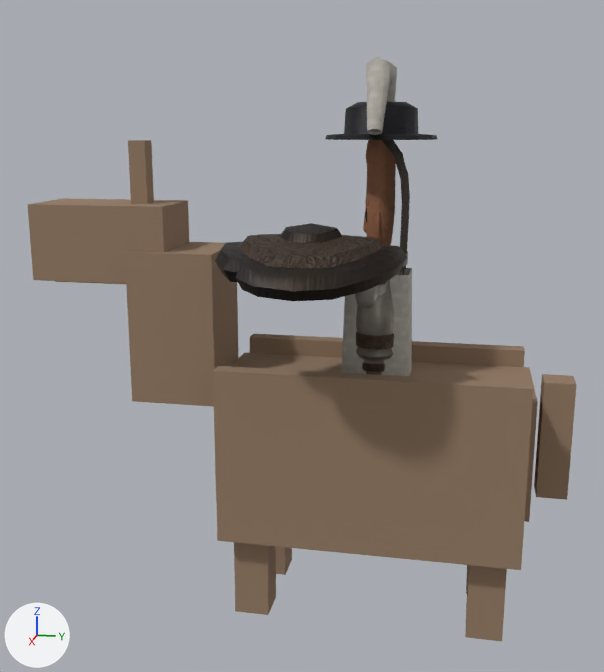
The glTF model csharp/Unciv.Godot/Packs/units/models/unit/Companion Cavalry.glb: old version first, new version second.
Both versions are drawn from a 50 mm lens placed at (1.377, 0.146, 0.826), pointed at (0.034, -0.123, 0.491). The axes (+X, +Y, +Z) are drawn at lower left. The lights are the same throughout. The picture after the commit comes second. Where no turn or scale is listed for an object, it has been applied to the vertices. Vertices at exactly the same position are counted once.

The scene before the commit, as lines of its bpy script (objects in view):
```python
mat_horse = principled_material('Horse')
mat_horse.base_color = (0.3, 0.2, 0.13)  # brown #957c65
mat_horse.roughness = 1.0
me_horse = bpy.data.meshes.new('Horse')
me_horse.from_pydata(...)  # 104 vertices, 156 faces; spans x -0.13..0.13, y -0.59..0.325, z 0.0..0.81
me_horse.materials.append(mat_horse)  # brown #957c65
me_mesh_round_shield = bpy.data.meshes.new('Mesh_Round_Shield')
me_mesh_round_shield.from_pydata(...)  # 151 vertices, 284 faces; spans x -0.142..0.142, y -0.142..0.142, z -0.047..0.06
# faces by material slot: [110, 174]
me_mesh_round_shield.materials.append(mat_leather)
me_mesh_round_shield.materials.append(mat_iron)
me_mesh_skinned = bpy.data.meshes.new('Mesh_skinned')
me_mesh_skinned.from_pydata(...)  # 2517 vertices, 4688 faces; spans x -0.178..0.178, y -0.092..0.089, z 0.0..0.554
# faces by material slot: [2818, 570, 104, 824, 132, 80, 160]
me_mesh_skinned.materials.append(mat_bronze)
me_mesh_skinned.materials.append(mat_leather)
me_mesh_skinned.materials.append(mat_wool)
me_mesh_skinned.materials.append(mat_skin)
me_mesh_skinned.materials.append(mat_dark)
me_mesh_skinned.materials.append(mat_teamcolor)
me_mesh_skinned.materials.append(mat_iron)
ob_horsemesh = bpy.data.objects.new('HorseMesh', me_horse)
ob_horsemesh.location = (0.0, 0.0, 0.0)
ob_round_shield = bpy.data.objects.new('Round_Shield', me_mesh_round_shield)
ob_round_shield.location = (0.164, -0.083, 0.634)
ob_warrior = bpy.data.objects.new('Warrior', me_mesh_skinned)
ob_warrior.location = (0.0, 0.0, 0.38)
# also in view: 'Knight_Cape' at (0.0, 0.025, 0.709)
```
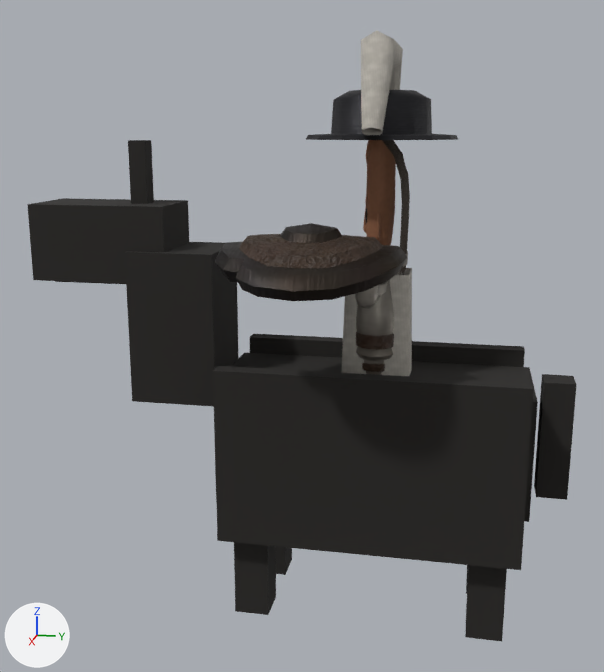
Boxes (x1, y1, x2, y2) around the edits, measured in the pictures (604 x 672 px; the box of a moved part takes in the faces that stretch with it):
'HorseMesh', recoloured (brown to black): (27, 140, 577, 641) in both
'Warrior', reshaped (34% wider, 8% taller): before (325, 57, 438, 376); after (306, 31, 458, 376)
part 1 of me_mesh_skinned, moved or reshaped: before (325, 57, 438, 140); after (306, 31, 458, 140)

The change, as a diff of the scene's bpy script:
```diff
--- a/csharp/Unciv.Godot/Packs/units/models/unit/Companion Cavalry.glb.py
+++ b/csharp/Unciv.Godot/Packs/units/models/unit/Companion Cavalry.glb.py
@@ mat_horse @@
 mat_horse = principled_material('Horse')
-mat_horse.base_color = (0.3, 0.2, 0.13)  # brown #957c65
+mat_horse.base_color = (0.02, 0.018, 0.016)  # black #272422
 mat_horse.roughness = 1.0
@@ me_mesh_skinned @@
 # used by ob_warrior; location = (0.0, 0.0, 0.38)
-me_mesh_skinned.from_pydata(...)  # 2517 vertices, 4688 faces; spans x -0.178..0.178, y -0.092..0.089, z 0.0..0.554
+me_mesh_skinned.from_pydata(...)  # 2517 vertices, 4688 faces; spans x -0.178..0.178, y -0.124..0.121, z 0.0..0.588
+# me_mesh_skinned part 1: 107 of 2517 vertices moved; they spanned x -0.101..0.101, y -0.092..0.089, z 0.433..0.554 and now span x -0.137..0.137, y -0.124..0.121, z 0.433..0.588; mean shift (0.0, 0.0, 0.008); largest move (-0.063, -0.001, 0.554) -> (-0.085, -0.001, 0.588)
 me_mesh_skinned.materials.append(mat_bronze)
```
